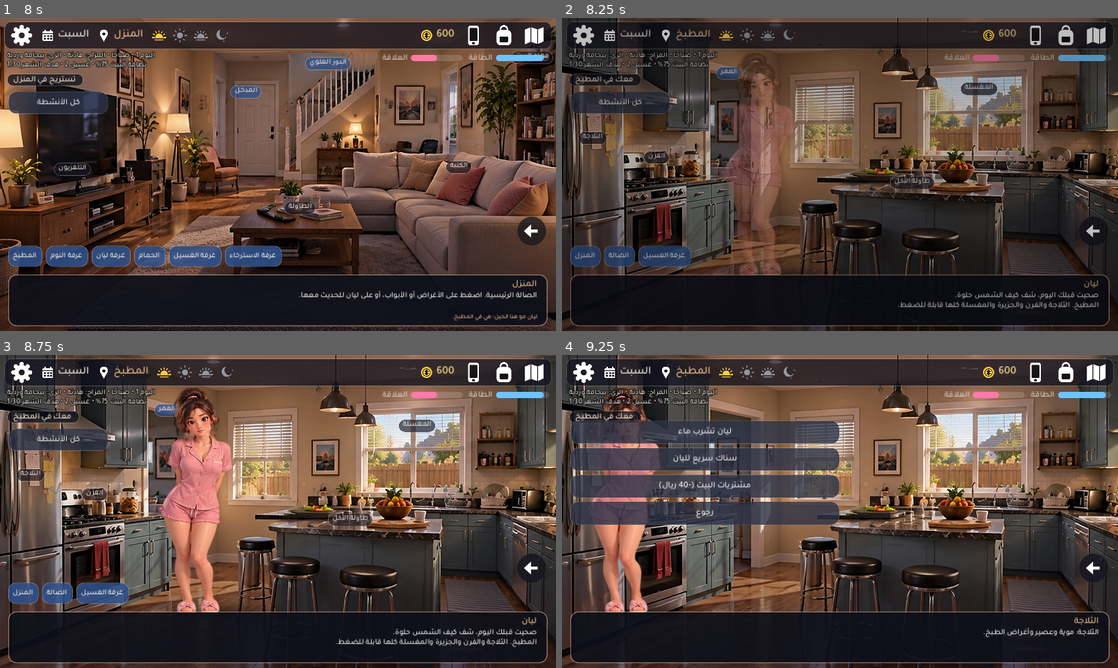
Above: before the commit, frames 1-4 (two rows, left to right).
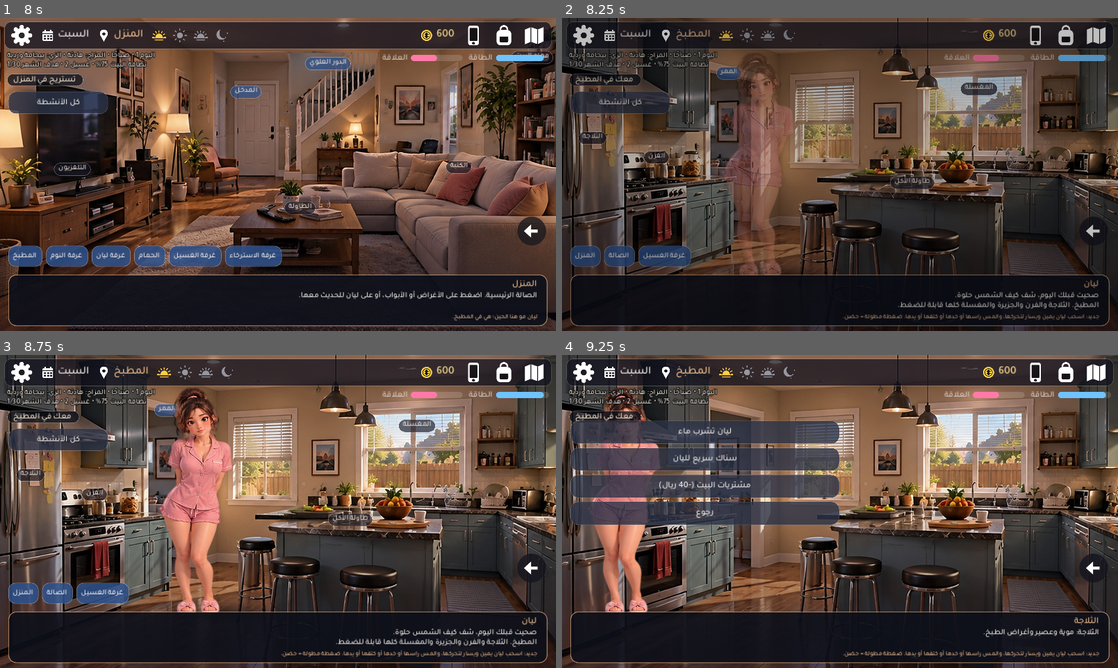
Above: after the commit, the same moments.

Repository: ij1471163-prog/hikayat-baytna
Game: Godot game, scene res://main.tscn
Two runs of this game, one before a commit and one after it. Both use one fixed random seed, a clock stepped at 60 frames per second and the inputs below.
Inputs (mouse positions are in pixels of both pictures, inside the frame that each line leads up to):
- Up to frame 1 (8 s): click (22, 36) at 0.5 s; click (472, 36) at 1.25 s; click (505, 36) at 2 s; click (533, 36) at 2.75 s; click "ابدأ الشهر" at 3.5 s; click "الحركة والمؤثرات: كاملة" at 4.25 s; click "الحركة والمؤثرات: خفيفة" at 5 s; click "الحركة والمؤثرات: متوقفة" at 5.75 s; click "انتظر (تمرير الوقت)" at 6.5 s; click (533, 230) at 7.25 s
- Up to frame 2 (8.25 s): click "المطبخ" at 8 s
- Up to frame 3 (8.75 s): no input
- Up to frame 4 (9.25 s): click "الثلاجة" at 8.75 s

Frame 1 is identical in both runs. In frame 2, 0.4% of the frame differs, in the area x 50-97%, y 94-97%; in frame 3, 0.4%; in frame 4, 0.4%.

Commit message:
Shower: drawn steam-covered frames with live water/steam; touch and drag characters
- Live shower shows the user's three steam-covered frames for inside/hair/rinse/turn/relax,
  crossfaded over the scene with slow camera drift, falling water and drifting steam.
- Characters in rooms can be dragged left/right (position remembered per room) and touched:
  head, cheek, shoulder, hand; long press hugs/holds hands; quick taps tickle.
  Per-character replies (Layan, Nora, friends, ghost), relationship effects, annoyance when
  overdone, Layan jealousy, hearts and touch ripple. Disabled in the bathroom.

Co-Authored-By: Claude Opus 5.5 <noreply@anthropic.com>
Claude-Session: https://claude.ai/code/session_01RJiBkU9Ly9WfBBaSFmam1L

Diff:
--- a/main.gd
+++ b/main.gd
@@ -50,6 +50,7 @@
 const TalkData = preload("res://talk_data.gd")
 const FamilyData = preload("res://family_data.gd")
 const ScenesData = preload("res://scenes_data.gd")
+const TouchData = preload("res://touch_data.gd")
 # نقاط التفاعل داخل الغرف
 var hotspot_layer: Control
 var exits_box: HFlowContainer
@@ -951,6 +952,12 @@
 var bath_mode := ""
 var scene_layer: Control = null
 var _sh := {}
+# اللمس والسحب
+var _tch := {}
+var _taps: Array = []
+var _touch_pk := ""
+var _touch_n := {}
+var npc_spot := {}
 var current_cg_path := ""
 var _shadow_tex: Texture2D = null
 func shadow_texture() -> Texture2D:
@@ -1784,6 +1791,11 @@
     if x > 0.88 or x < 0.12: x = others[k + 1] if k + 1 < others.size() else spot
     cs.append(clampf(x, 0.12, 0.88))
     k += 1
+ if explore_mode and sprite_focus.is_empty():
+  # المكان اللي سحبت له الشخصية يتذكره
+  for j in who.size():
+   var sk := "%s|%s" % [location, who[j]]
+   if npc_spot.has(sk) and j < cs.size(): cs[j] = float(npc_spot[sk])
  var vh: float = get_viewport_rect().size.y
  var vw: float = get_viewport_rect().size.x
  for i in who.size():
@@ -1853,7 +1865,8 @@
   if explore_mode and sprite_focus.is_empty():
    b.mouse_entered.connect(func(): b.modulate = Color(1.18, 1.14, 1.08))
    b.mouse_exited.connect(func(): b.modulate = Color.WHITE)
-   b.pressed.connect(func(): talk_to(npc))
+   b.set_meta("simple", "/poses/" in path or "/nora_poses/" in path or "/exercise/" in path or half_body or is_steam)
+   b.gui_input.connect(func(ev): _sprite_input(ev, b, npc))
   else:
    b.mouse_filter = Control.MOUSE_FILTER_IGNORE
   var tint: Color = Color.WHITE.lerp(PERIOD_TINT[period], 0.5)
@@ -2768,9 +2781,192 @@
   var g: Array = TalkData.GREET.get(period, TalkData.GREET[0])
   speaker.text = "ليان"
   dialogue.text = str(g[randi() % g.size()]) + "\n" + str(rd["desc"])
+  if not daily_flags.has("touch_hint") and touch_enabled():
+   daily_flags["touch_hint"] = true
+   note.text = "جديد: اسحب ليان يمين ويسار لتحركها، والمس راسها أو خدها أو كتفها أو يدها. ضغطة مطولة = حضن."
  else:
   speaker.text = location
   dialogue.text = str(rd["desc"])
+
+# ================= لمس الشخصيات وسحبها =================
+# اسحب الشخصية يمين/يسار تتحرك وتبقى مكانها. المس الراس/الخد/الكتف/اليد ترد عليك.
+# ضغطة مطولة = حضن/مسك يد، ضغطات سريعة على الكتف أو اليد = دغدغة. باقي الجسم يفتح الحديث العادي.
+func touch_enabled() -> bool:
+ return location != "الحمام" and bath_mode == ""
+
+func _sprite_input(ev: InputEvent, b: Control, npc: String):
+ if not is_instance_valid(b): return
+ if ev is InputEventMouseButton and (ev as InputEventMouseButton).button_index == MOUSE_BUTTON_LEFT:
+  var mb := ev as InputEventMouseButton
+  if mb.pressed:
+   if _walking: return
+   _tch = {"b": b, "npc": npc, "start": mb.global_position, "t": Time.get_ticks_msec(), "local": mb.position, "drag": false, "x0": b.anchor_left}
+  elif _tch.get("b", null) == b:
+   var st: Dictionary = _tch
+   _tch = {}
+   b.rotation_degrees = 0.0
+   if bool(st["drag"]):
+    _drag_end(b, npc, mb.global_position)
+   else:
+    var zone := ""
+    if touch_enabled():
+     var fr := fig_rect(b)
+     var f: Vector2 = ((st["local"] as Vector2) / Vector2(maxf(b.size.x, 1.0), maxf(b.size.y, 1.0)) - fr.position) / fr.size
+     zone = touch_zone(f, bool(b.get_meta("simple", false)))
+    if zone == "":
+     talk_to(npc)
+    else:
+     touch_react(npc, zone, Time.get_ticks_msec() - int(st["t"]) >= 550, b, st["start"])
+  b.accept_event()
+ elif ev is InputEventMouseMotion and _tch.get("b", null) == b:
+  var d: Vector2 = (ev as InputEventMouseMotion).global_position - (_tch["start"] as Vector2)
+  if not bool(_tch["drag"]) and absf(d.x) > 18.0 and touch_enabled():
+   _tch["drag"] = true
+  if bool(_tch["drag"]):
+   var vw: float = get_viewport_rect().size.x
+   var nx := clampf(float(_tch["x0"]) + d.x / vw, 0.1, 0.9)
+   _set_sprite_x(nx, b, b.get_meta("shadow") if b.has_meta("shadow") else null)
+   b.rotation_degrees = clampf((ev as InputEventMouseMotion).relative.x * 0.35, -5.0, 5.0)
+  b.accept_event()
+
+# حدود جسم الشخصية داخل الصورة (بعض الصور فيها فراغ شفاف جنب الشخصية) كنسبة 0..1
+var _fig_cache := {}
+func fig_rect(b: Control) -> Rect2:
+ var tb := b as TextureButton
+ if tb == null or tb.texture_click_mask == null: return Rect2(0, 0, 1, 1)
+ var key := tb.texture_normal.resource_path
+ if _fig_cache.has(key): return _fig_cache[key]
+ var mk: BitMap = tb.texture_click_mask
+ var sz := mk.get_size()
+ var x0 := sz.x
+ var x1 := -1
+ var y0 := sz.y
+ var y1 := -1
+ for y in range(0, sz.y, 2):
+  for x in range(0, sz.x, 2):
+   if mk.get_bit(x, y):
+    x0 = mini(x0, x)
+    x1 = maxi(x1, x)
+    y0 = mini(y0, y)
+    y1 = maxi(y1, y)
+ var r := Rect2(0, 0, 1, 1)
+ if x1 > x0 and y1 > y0:
+  r = Rect2(float(x0) / sz.x, float(y0) / sz.y, float(x1 - x0 + 2) / sz.x, float(y1 - y0 + 2) / sz.y)
+ _fig_cache[key] = r
+ return r
+
+# f = موضع اللمسة داخل جسم الشخصية (0..1)
+static func touch_zone(f: Vector2, simple: bool) -> String:
+ if simple:
+  return "head" if f.y < 0.2 else ""
+ if f.y < 0.11: return "head"
+ if f.y < 0.2:
+  return "face" if (f.x > 0.3 and f.x < 0.7) else "head"
+ if f.y < 0.32 and (f.x < 0.4 or f.x > 0.6): return "shoulder"
+ if f.y >= 0.32 and f.y < 0.62 and (f.x < 0.3 or f.x > 0.7): return "hand"
+ return ""
+
+func touch_react(npc: String, zone: String, held: bool, b: Control, gpos: Vector2):
+ var kind := zone
+ if held:
+  kind = "hold_hand" if zone == "hand" else ("hold_shoulder" if zone == "shoulder" else "hold_head")
+ var now := Time.get_ticks_msec()
+ if zone in ["shoulder", "hand"] and not held:
+  _taps = _taps.filter(func(t): return now - int(t) < 1600)
+  _taps.append(now)
+ else:
+  _taps.clear()
+ if not held and zone in ["shoulder", "hand"] and _taps.size() >= 3:
+  kind = "tickle"
+  _taps.clear()
+ var pk := "%d_%d" % [day, period]
+ if _touch_pk != pk:
+  _touch_pk = pk
+  _touch_n = {}
+ _touch_n[npc] = int(_touch_n.get(npc, 0)) + 1
+ var lines: Dictionary = TouchData.lines_for(npc)
+ var key := kind
+ if npc == "ليان" and relationship < 35: key = "cold"
+ elif int(_touch_n[npc]) > (9 if npc == "ليان" else 4) and npc != "الشبح": key = "annoyed"
+ var arr: Array = lines.get(key, lines.get(zone, lines.get("any", [])))
+ if arr.is_empty(): arr = lines.get("any", ["..."])
+ var line: String = str(arr[randi() % arr.size()])
+ var gain := 0
+ var warm := false
+ if npc == "ليان":
+  if key == "annoyed":
+   gain = rel_once("touch_annoy", -1)
+  elif key != "cold":
+   warm = true
+   gain = rel_once("touch_" + kind, 2 if kind.begins_with("hold") or kind == "tickle" else 1)
+   mood = "مبسوطة" if kind == "tickle" else "مرتاحة"
+ elif npc != "الشبح" and key == "annoyed":
+  var fk := "touch_annoy_%s_%d_%d" % [npc, day, period]
+  if not daily_flags.has(fk):
+   daily_flags[fk] = true
+   character_relations[npc] = clampi(int(character_relations.get(npc, 40)) - 2, 0, 100)
+ speaker.text = npc
+ dialogue.text = line
+ # ليان تغار لو لمست وحدة ثانية قدامها
+ if npc != "ليان" and npc != "الشبح" and sprite_nodes.has("ليان") and kind in ["face", "hand", "hold_hand", "hold_head", "hold_shoulder", "tickle"]:
+  var jl: String = str(TouchData.JEALOUS[randi() % TouchData.JEALOUS.size()])
+  dialogue.text = line + "\n" + jl
+  gain = rel_once("jealous", -2)
+  _touch_fx(sprite_nodes["ليان"], (sprite_nodes["ليان"] as Control).get_global_rect().get_center(), false)
+ if gain > 0: note.text = "%s (+%d علاقة)" % ["لمسة حلوة" if not kind.begins_with("hold") else "حضن", gain]
+ elif gain < 0: note.text = "ليان انزعجت شوي (%d علاقة)" % gain
+ else: note.text = ""
+ _touch_fx(b, gpos, warm)
+ update_status()
+
+func _drag_end(b: Control, npc: String, gpos: Vector2):
+ npc_spot["%s|%s" % [location, npc]] = b.anchor_left
+ var lines: Dictionary = TouchData.lines_for(npc)
+ var arr: Array = lines.get("drag", ["..."])
+ speaker.text = npc
+ dialogue.text = str(arr[randi() % arr.size()])
+ note.text = ""
+ _touch_fx(b, gpos, false)
+
+# نقزة صغيرة للشخصية + دائرة مكان اللمسة + قلوب لو الرد حلو
+func _touch_fx(b: Control, gpos: Vector2, hearts: bool):
+ if fx_level == 0 or not is_instance_valid(b) or not is_instance_valid(fx_layer): return
+ var y0: float = b.position.y
+ var hop := b.create_tween()
+ hop.tween_property(b, "position:y", y0 - 10.0, 0.12).set_trans(Tween.TRANS_SINE).set_ease(Tween.EASE_OUT)
+ hop.tween_property(b, "position:y", y0, 0.2).set_trans(Tween.TRANS_BOUNCE).set_ease(Tween.EASE_OUT)
+ var lp: Vector2 = fx_layer.get_global_transform().affine_inverse() * gpos
+ var ring := Panel.new()
+ ring.mouse_filter = Control.MOUSE_FILTER_IGNORE
+ ring.add_theme_stylebox_override("panel", mk_style(Color(1, 1, 1, 0.0), 40, Color(1, 0.85, 0.9, 0.9), 3))
+ ring.size = Vector2(80, 80)
+ ring.pivot_offset = Vector2(40, 40)
+ ring.position = lp - Vector2(40, 40)
+ ring.scale = Vector2(0.3, 0.3)
+ fx_layer.add_child(ring)
+ var rt := ring.create_tween().set_parallel(true)
+ rt.tween_property(ring, "scale", Vector2(1.2, 1.2), 0.45).set_trans(Tween.TRANS_SINE).set_ease(Tween.EASE_OUT)
+ rt.tween_property(ring, "modulate:a", 0.0, 0.45)
+ rt.chain().tween_callback(ring.queue_free)
+ if hearts:
+  var top: Vector2 = fx_layer.get_global_transform().affine_inverse() * (b.get_global_rect().position + Vector2(b.get_global_rect().size.x * 0.5, b.get_global_rect().size.y * 0.08))
+  for i in 3:
+   var hrt := Polygon2D.new()
+   var pts := PackedVector2Array()
+   for k in 24:
+    var t := TAU * float(k) / 24.0
+    pts.append(Vector2(16.0 * pow(sin(t), 3), -(13.0 * cos(t) - 5.0 * cos(2.0 * t) - 2.0 * cos(3.0 * t) - cos(4.0 * t))) * 0.9)
+   hrt.polygon = pts
+   hrt.color = Color(1.0, 0.42, 0.6, 0.95)
+   hrt.position = top + Vector2(randf_range(-50.0, 50.0), randf_range(-10.0, 20.0))
+   hrt.scale = Vector2(0.5, 0.5)
+   fx_layer.add_child(hrt)
+   var ht := hrt.create_tween().set_parallel(true)
+   ht.tween_interval(0.12 * i)
+   ht.tween_property(hrt, "position:y", hrt.position.y - 90.0, 1.2).set_delay(0.12 * i).set_trans(Tween.TRANS_SINE).set_ease(Tween.EASE_OUT)
+   ht.tween_property(hrt, "scale", Vector2(1.0, 1.0), 0.4).set_delay(0.12 * i)
+   ht.tween_property(hrt, "modulate:a", 0.0, 0.5).set_delay(0.8 + 0.12 * i)
+   ht.chain().tween_callback(hrt.queue_free)
 
 func _set_sprite_x(v: float, b, sh):
  if is_instance_valid(b):
@@ -3472,6 +3668,8 @@
    var dx := randf_range(20.0, 45.0) * (1.0 if i % 2 == 0 else -1.0)
    tw.tween_property(t, "position", t.position + Vector2(dx, -randf_range(15.0, 35.0)), dur).set_trans(Tween.TRANS_SINE).set_ease(Tween.EASE_IN_OUT)
    tw.tween_property(t, "position", t.position, dur).set_trans(Tween.TRANS_SINE).set_ease(Tween.EASE_IN_OUT)
+ if _sh.has("frame") and is_instance_valid(_sh["frame"]):
+  _frame_fx(str((_sh["frame"] as Control).get_meta("n", "")))
  if steam_density == 2:
   # أقصى كثافة: بخار كثيف يغطي ليان بالكامل داخل الدش
   for i in 3:
@@ -3575,8 +3773,10 @@
     fig.create_tween().tween_method(func(v): gm.set_shader_parameter("strength", v), 0.0, 1.0, 1.2)
     var steam: Control = _sh["steam"]
     steam.create_tween().tween_property(steam, "modulate:a", 1.0, 2.5)
-    _shower_gesture("relax"))
+    _shower_gesture("relax")
+    _shower_frame(str(SHOWER_FRAMES.get("inside", ""))))
   "off":
+   _shower_frame("")
    _shower_water(false)
    _shower_gesture("relax")
    var steam: Control = _sh["steam"]
@@ -3584,6 +3784,7 @@
   _:
    _instant_inside()
    _shower_gesture(act)
+   _shower_frame(str(SHOWER_FRAMES.get(act, "")))
  say("ليان", str(st[1]))
  note.text = "استحمام %d/%d" % [i + 1, LIVE_SHOWER.size()]
  if i < LIVE_SHOWER.size() - 1:
@@ -3621,6 +3822,93 @@
  ((_sh["glass"] as ColorRect).material as ShaderMaterial).set_shader_parameter("strength", 1.0)
  (_sh["steam"] as Control).modulate.a = 1.0
  if (_sh["drops"] as Control).get_child_count() == 0: _shower_water(true)
+
+# لقطات مرسومة للدش (البخار يغطي كل شي). إذا الصورة موجودة تظهر فوق المشهد مع بخار وماء متحرك.
+const SHOWER_FRAMES := {"inside": "shower_02", "hair": "shower_01", "rinse": "shower_03", "turn": "shower_02", "relax": "shower_03"}
+# مكان رأس الدش في كل لقطة (نسبة من الشاشة) علشان قطرات الماء المتحركة
+const SHOWER_HEADS := {"shower_01": Vector2(0.165, 0.15), "shower_02": Vector2(0.168, 0.05), "shower_03": Vector2(0.168, 0.05)}
+
+func _shower_frame(fname: String):
+ if not is_instance_valid(scene_layer): return
+ var path := "res://assets/bathing/%s.jpg" % fname
+ var old = _sh.get("frame", null)
+ if old != null and not is_instance_valid(old): old = null
+ if fname != "" and old != null and str(old.get_meta("n", "")) == fname: return
+ if fname == "" or not ResourceLoader.exists(path):
+  if old != null:
+   _sh.erase("frame")
+   var tw: Tween = old.create_tween()
+   tw.tween_property(old, "modulate:a", 0.0, 0.7 if fx_level > 0 else 0.01)
+   tw.tween_callback(old.queue_free)
+  _frame_fx("")
+  return
+ var fr := TextureRect.new()
+ fr.name = "Frame"
+ fr.texture = load(path)
+ fr.set_meta("n", fname)
+ fr.expand_mode = TextureRect.EXPAND_IGNORE_SIZE
+ fr.stretch_mode = TextureRect.STRETCH_KEEP_ASPECT_COVERED
+ fr.mouse_filter = Control.MOUSE_FILTER_IGNORE
+ fr.set_anchors_and_offsets_preset(Control.PRESET_FULL_RECT)
+ fr.pivot_offset = Vector2(640, 360)
+ fr.modulate.a = 0.0
+ scene_layer.add_child(fr)
+ _sh["frame"] = fr
+ var tin := fr.create_tween()
+ tin.tween_property(fr, "modulate:a", 1.0, 0.6 if fx_level > 0 else 0.01)
+ if old != null:
+  tin.tween_callback(old.queue_free)
+ if fx_level > 0:
+  # تقريب بطيء جدًا يعطي إحساس كاميرا حية
+  var kb := fr.create_tween().set_loops()
+  kb.tween_property(fr, "scale", Vector2(1.035, 1.035), 7.0).set_trans(Tween.TRANS_SINE).set_ease(Tween.EASE_IN_OUT)
+  kb.tween_property(fr, "scale", Vector2.ONE, 7.0).set_trans(Tween.TRANS_SINE).set_ease(Tween.EASE_IN_OUT)
+ _frame_fx(fname)
+
+# بخار وماء متحرك فوق اللقطة المرسومة
+func _frame_fx(fname: String):
+ var old = _sh.get("ffx", null)
+ if old != null and is_instance_valid(old):
+  scene_layer.remove_child(old)
+  old.queue_free()
+ _sh.erase("ffx")
+ if fname == "" or fx_level == 0: return
+ var box := Control.new()
+ box.name = "FrameFX"
+ box.mouse_filter = Control.MOUSE_FILTER_IGNORE
+ box.set_anchors_and_offsets_preset(Control.PRESET_FULL_RECT)
+ scene_layer.add_child(box)
+ _sh["ffx"] = box
+ var head: Vector2 = SHOWER_HEADS.get(fname, Vector2(0.17, 0.08)) * Vector2(1280, 720)
+ var nd := 22 if fx_level == 2 else 10
+ for i in nd:
+  var d := ColorRect.new()
+  d.color = Color(0.9, 0.95, 1.0, randf_range(0.18, 0.4))
+  d.size = Vector2(2, randf_range(12.0, 24.0))
+  d.mouse_filter = Control.MOUSE_FILTER_IGNORE
+  d.position = head + Vector2(randf_range(-70, 70), 0)
+  box.add_child(d)
+  var tw := d.create_tween().set_loops()
+  tw.tween_interval(randf_range(0.0, 0.7))
+  tw.tween_property(d, "position:y", head.y + randf_range(230.0, 330.0), randf_range(0.5, 0.75)).from(head.y + 10.0)
+  tw.parallel().tween_property(d, "modulate:a", 0.0, 0.7).from(1.0)
+ var a: float = [0.22, 0.38, 0.6][steam_density]
+ var n: int = [4, 6, 9][steam_density]
+ for i in n:
+  var t := TextureRect.new()
+  t.texture = fog_texture()
+  t.expand_mode = TextureRect.EXPAND_IGNORE_SIZE
+  t.stretch_mode = TextureRect.STRETCH_SCALE
+  t.mouse_filter = Control.MOUSE_FILTER_IGNORE
+  var sz := randf_range(260.0, 420.0)
+  t.size = Vector2(sz, sz * 0.8)
+  t.position = Vector2(randf_range(-80.0, 420.0), randf_range(330.0, 600.0))
+  t.modulate = Color(1.0, 0.94, 0.92, a * randf_range(0.6, 1.0))
+  box.add_child(t)
+  var tw := t.create_tween().set_loops()
+  var dur := randf_range(5.0, 8.0)
+  tw.tween_property(t, "position", t.position + Vector2(randf_range(-40, 40), -randf_range(40.0, 90.0)), dur).set_trans(Tween.TRANS_SINE).set_ease(Tween.EASE_IN_OUT)
+  tw.tween_property(t, "position", t.position, dur).set_trans(Tween.TRANS_SINE).set_ease(Tween.EASE_IN_OUT)
 
 func live_shower_end():
  shower_clear()
--- /dev/null
+++ b/touch_data.gd
@@ -0,0 +1,107 @@
+extends RefCounted
+# ردود الشخصيات لما تلمسها أو تسحبها داخل الغرفة.
+# المناطق: head (الراس) / face (الخد) / shoulder (الكتف) / hand (اليد)
+# hold_* = ضغطة مطولة، tickle = ضغطات سريعة متتالية، annoyed = زودتها، drag = سحبتها لمكان ثاني، cold = العلاقة ضعيفة.
+
+const LAYAN := {
+	"head": [
+		"تغمض عيونها وتبتسم: «كمّل... أحب لما تمسح على راسي.»",
+		"«خربت تسريحتي! ...بس عادي، كمّل.»",
+		"تميل براسها على يدك: «اليوم كان طويل.»"
+	],
+	"face": [
+		"تحمر خدودها: «وش فيك تطالعني كذا؟»",
+		"تقرص خدك هي بعد: «كذا تعادلنا!»",
+		"«يدك باردة! ...بس خلها.»"
+	],
+	"shoulder": [
+		"«آه... هنا بالضبط، كتوفي متشنجة من الصبح.»",
+		"تلتفت لك وتضحك: «تبي شي؟ ولا بس تبي تزعجني؟»",
+		"تتكي عليك شوي وتتنهد براحة."
+	],
+	"hand": [
+		"تمسك يدك وتشد عليها شوي.",
+		"تشبك أصابعها بأصابعك: «لا تفكني.»",
+		"«يدك دافية... خلها شوي.»"
+	],
+	"hold_head": [
+		"تقرب منك وتحضنك: «كنت محتاجة هالحضن.»",
+		"تدفن وجهها في صدرك: «خلنا كذا دقيقة.»"
+	],
+	"hold_shoulder": [
+		"تحضنك من الجنب وتسند راسها على كتفك.",
+		"تلف يدها على خصرك: «أحبك، تدري؟»"
+	],
+	"hold_hand": [
+		"تمسك يدك وتمشي معك خطوتين: «وين بنروح؟»",
+		"ترفع يدك وتبوسها بسرعة وتضحك."
+	],
+	"tickle": [
+		"تنفجر ضحك: «لااا! خلاص! هههههه»",
+		"تهرب منك وهي تضحك: «بتشوف! برد لك إياها!»",
+		"«وقّف! بموت من الضحك!»"
+	],
+	"annoyed": [
+		"«خلاص عاد! خلني أتنفس.»",
+		"تبعد يدك بلطف: «بعدين، الحين مشغولة.»",
+		"ترفع حاجبها: «بتجلس تنقزني اليوم كله؟»"
+	],
+	"cold": [
+		"تبعد شوي: «مو الحين...»",
+		"«لسا زعلانة منك، لا تلمسني.»"
+	],
+	"drag": [
+		"«هنا؟ طيب، بوقف هنا.»",
+		"«وين تسحبني؟ ههه.»",
+		"«كذا أحسن؟»"
+	]
+}
+
+const NORA := {
+	"head": ["تبعد بأدب: «لو سمحت... ما يصير.»"],
+	"face": ["ترجع خطوة لورا: «عيب... لو تشوفك مدام ليان!»"],
+	"shoulder": ["تلتفت بسرعة: «نعم؟ تبي شي؟»", "«أجيب لك قهوة؟»"],
+	"hand": ["تبعد يدها بأدب وتبتسم: «تبي شي من المطبخ؟»"],
+	"hold_head": ["«لا لا... مدام ليان بتزعل.» وتبعد بسرعة."],
+	"hold_shoulder": ["تبعد بلطف: «أنا مشغولة، لو سمحت.»"],
+	"hold_hand": ["تسحب يدها: «أستأذن، عندي شغل.»"],
+	"tickle": ["تضحك غصب عنها وتبعد: «خلاص! بخبّر مدام ليان!»"],
+	"annoyed": ["«لو سمحت، خلني أكمل شغلي.»"],
+	"drag": ["«هنا؟ طيب، بنظف هالزاوية.»", "«أوكي، بشتغل هنا.»"]
+}
+
+const FRIEND := {
+	"head": ["تضحك وتبعد: «هيه! وش فيك؟ ههه»"],
+	"face": ["تبعد وجهها: «احترم نفسك! ليان بتذبحك.»"],
+	"shoulder": ["تلتفت: «هلا! وش عندك؟»", "«خوفتني!»"],
+	"hand": ["تصافحك: «هلا والله، شلونك؟»"],
+	"hold_head": ["«لا لا، ما نبي مشاكل مع ليان.» وتبعد."],
+	"hold_shoulder": ["تبعد بلطف: «خلنا نسولف من بعيد ههه.»"],
+	"hold_hand": ["تسحب يدها وتضحك: «يكفي سلام.»"],
+	"tickle": ["«هههه خلاص! وش هالحركات!»"],
+	"annoyed": ["«خلاص عاد، صرت مزعج.»"],
+	"drag": ["«طيب طيب، بقعد هنا.»"]
+}
+
+const GHOST := {
+	"any": [
+		"يدك تعدي من خلالها، وتحس ببرودة تقشعر جسمك.",
+		"سلمى تضحك ضحكة خفيفة: «ما تقدر تلمسني.»",
+		"تتلاشى للحظة وترجع تبتسم: «لا تحاول.»"
+	],
+	"drag": ["تطفو بهدوء للمكان اللي أشرت له."]
+}
+
+# ردة فعل ليان لما تلمس امرأة ثانية قدامها
+const JEALOUS := [
+	"ليان تطالعك: «احم... وش قاعد تسوي؟»",
+	"ليان تكتف يدينها: «عادي؟ قدامي؟»",
+	"ليان تقرص يدك: «انتبه لنفسك.»"
+]
+
+static func lines_for(npc: String) -> Dictionary:
+	match npc:
+		"ليان": return LAYAN
+		"نورة": return NORA
+		"الشبح": return GHOST
+		_: return FRIEND
Binary file added: assets/bathing/shower_01.jpg
Binary file added: assets/bathing/shower_02.jpg
Binary file added: assets/bathing/shower_03.jpg
Not shown, added: scenes_data.gd.uid
Not shown, added: touch_data.gd.uid
